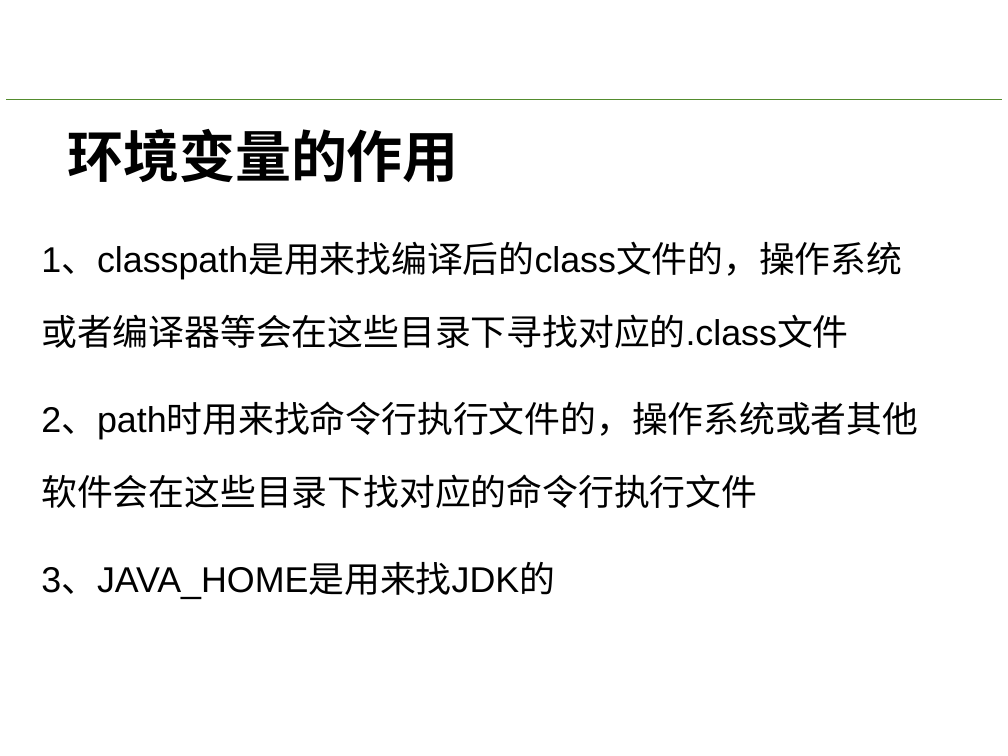
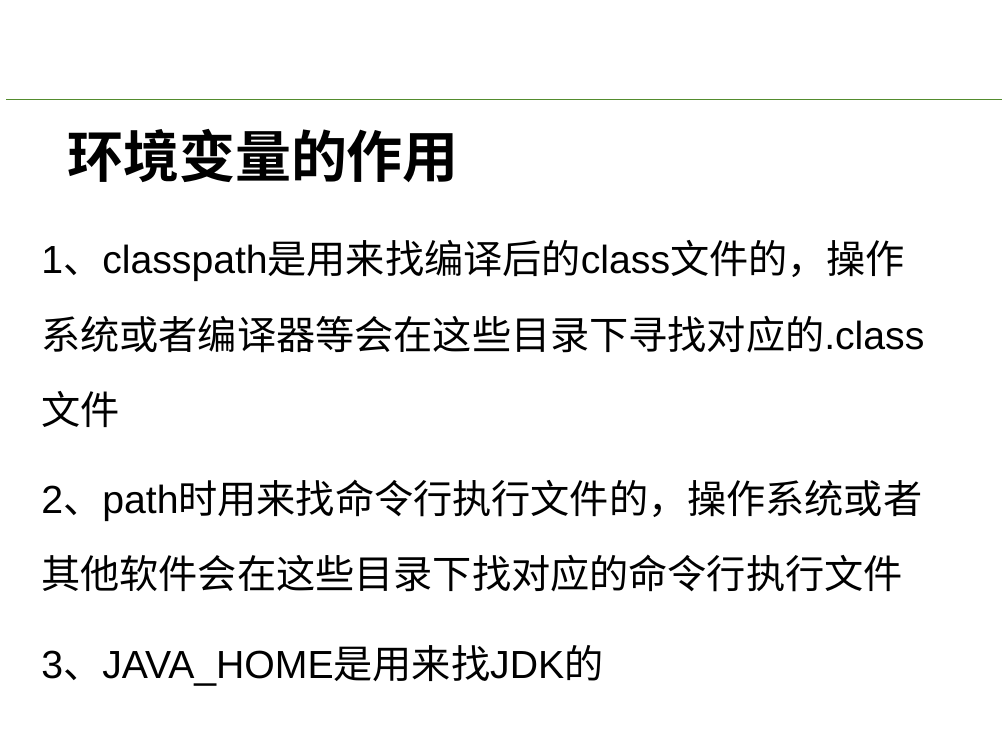
Before and after one commit to xu99873273/homework, a slide deck: slide 20 of 01.JavaSE/01.ppt/01.java语言概述和idea使用.pptx. Drawn at 1008x756 pixels with LibreOffice and Linux fonts; fonts in the diff are those of the drawing; background and template pictures are left out. Boxes give left, top, right and bottom in pixels: in the first picture for what was removed or moved away, otherwise in the second. Text is boxed around its words. In the diff, an @@ line names an element or a change of style, - is before the commit and + after.

```diff
--- a/01.JavaSE/01.ppt/01.java语言概述和idea使用.pptx
+++ b/01.JavaSE/01.ppt/01.java语言概述和idea使用.pptx
@@ text "1、classpath是用来找编译后的class文件的，操作系统或者编译器等会在这些目录下寻找对应的.class文件" at box(41, 242, 924, 686): size 25.6 to 28 pt; line spacing 1.7 to 1.6 @@
```
Also in this commit, not shown: 4 other slides changed, 1 other file.
